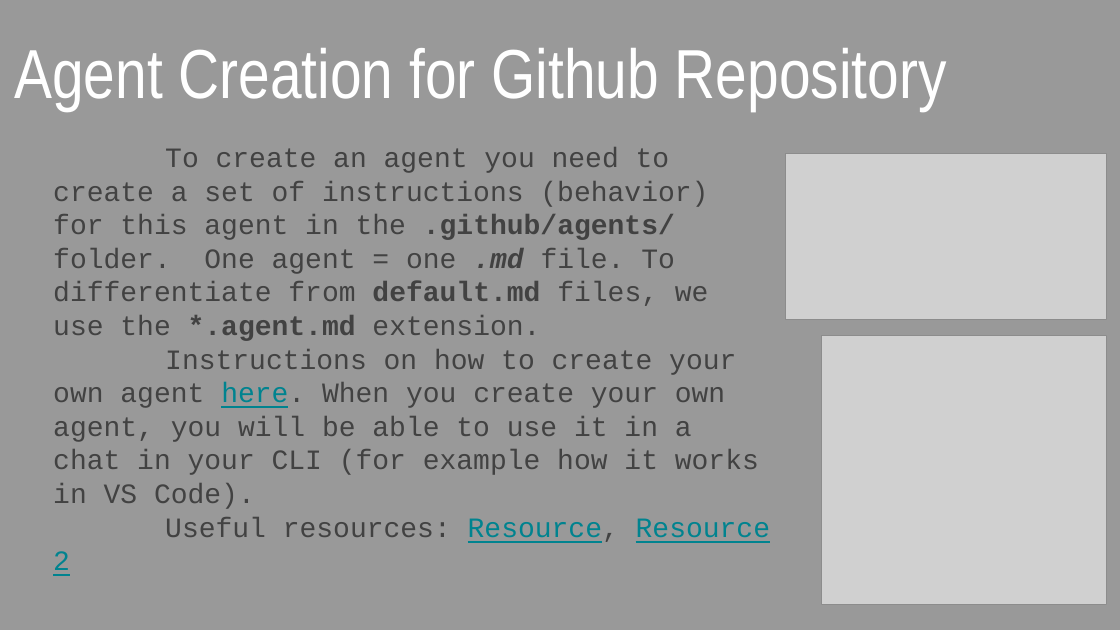
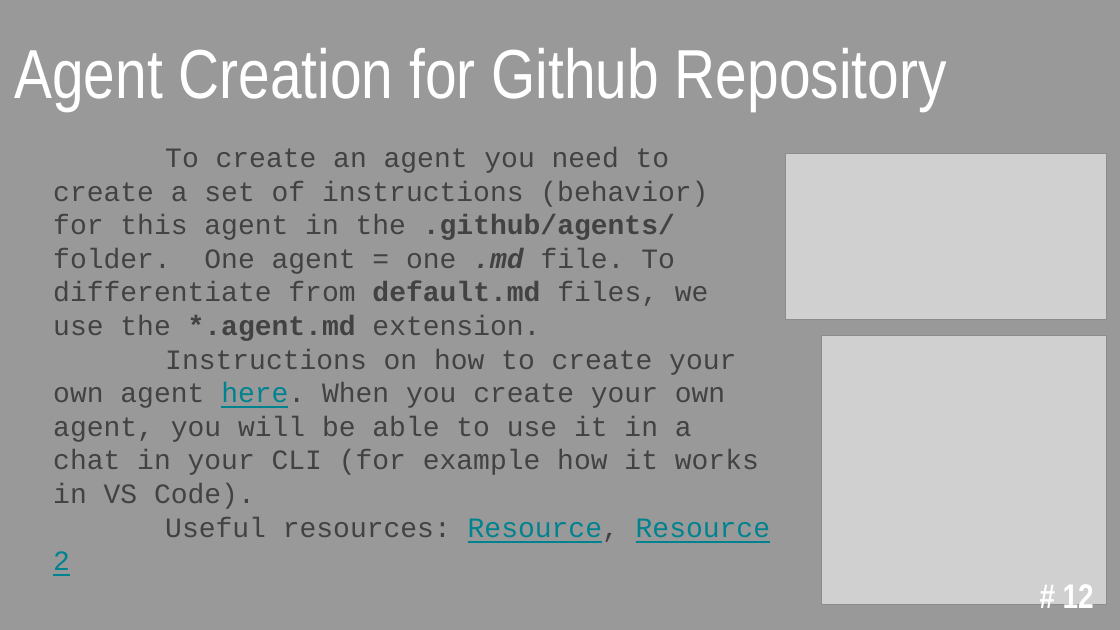
Before and after one commit to oleksandkov/oleksandkov-maded, a slide deck: slide 12 of presentations/.github Presentation/github folder in the project.pptx. Drawn at 1120x630 pixels with LibreOffice and Linux fonts; fonts in the diff are those of the drawing; grey boxes stand for pictures. Boxes give left, top, right and bottom in pixels: in the first picture for what was removed or moved away, otherwise in the second. Text is boxed around its words. In the diff, an @@ line names an element or a change of style, - is before the commit and + after.

```diff
--- a/presentations/.github Presentation/github folder in the project.pptx
+++ b/presentations/.github Presentation/github folder in the project.pptx
@@ page number added at (1063,585,1094,615), 22 pt, text #FFFFFF, bold @@
+# 12
```
Also in this commit, not shown: 19 other slides changed, 5 other files.
